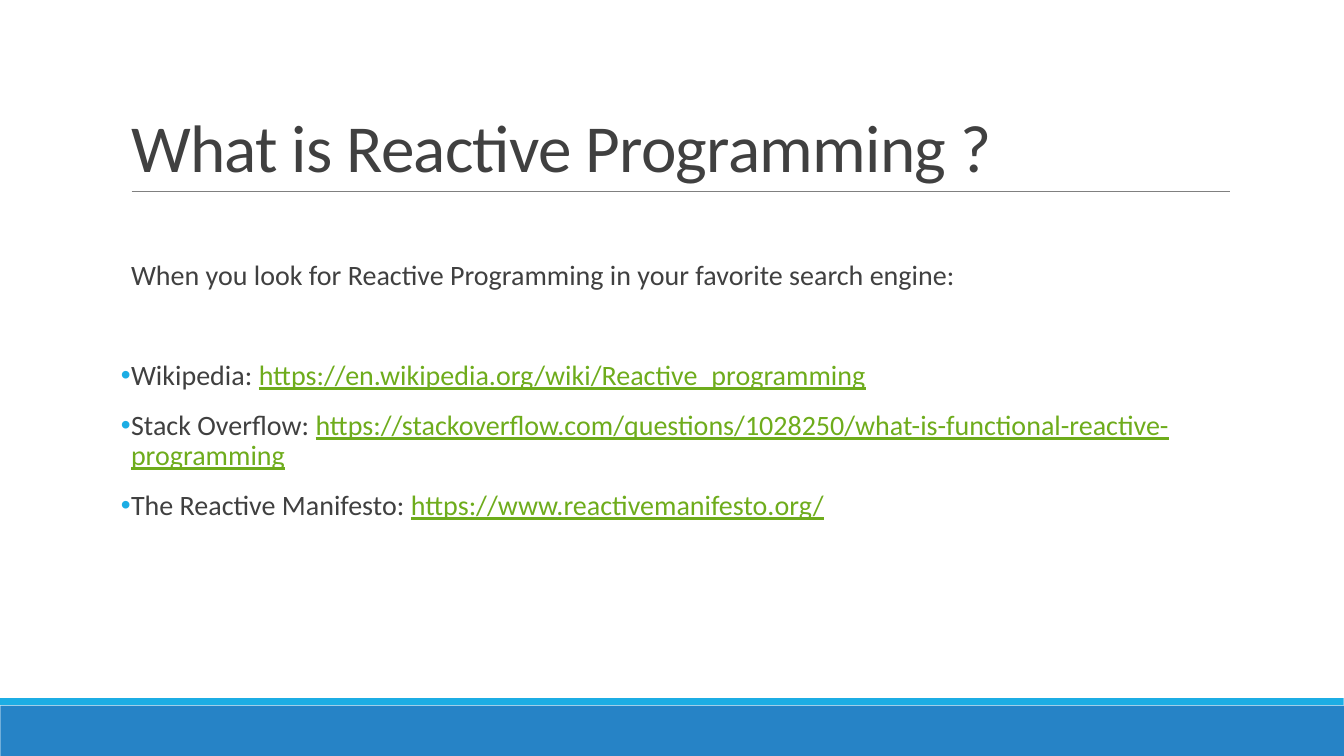
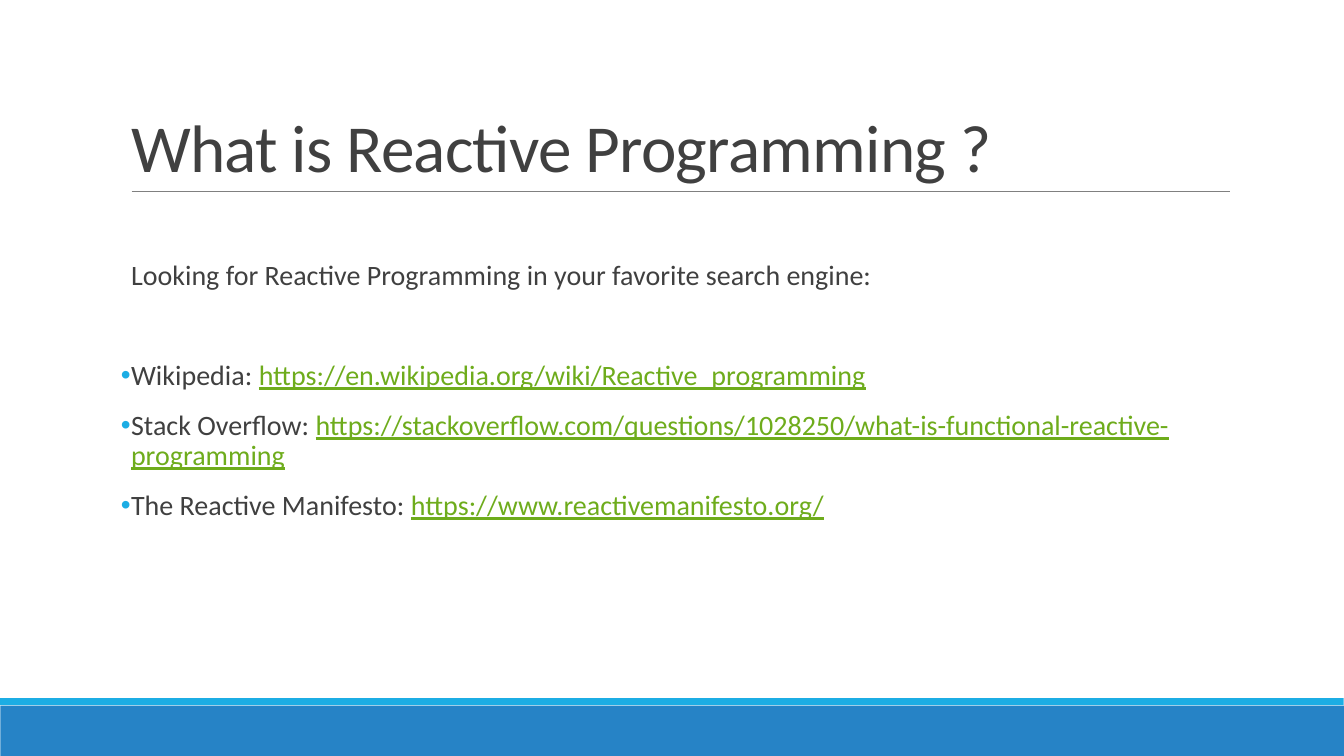
Before and after one commit to AGiorgetti/rxjs101, a slide deck: slide 2 of ReactiveProgramming_RxJS.pptx. Drawn at 1344x756 pixels with LibreOffice and Linux fonts; fonts in the diff are those of the drawing. Boxes give left, top, right and bottom in pixels: in the first picture for what was removed or moved away, otherwise in the second. Text is boxed around its words. In the diff, an @@ line names an element or a change of style, - is before the commit and + after.

```diff
--- a/ReactiveProgramming_RxJS.pptx
+++ b/ReactiveProgramming_RxJS.pptx
@@ text at [131, 265, 871, 290]: text changed @@
-  When you look for Reactive Programming in your favorite search engine:
+  Looking for Reactive Programming in your favorite search engine:
```
Also in this commit, not shown: 7 other slides changed, 5 other files.
